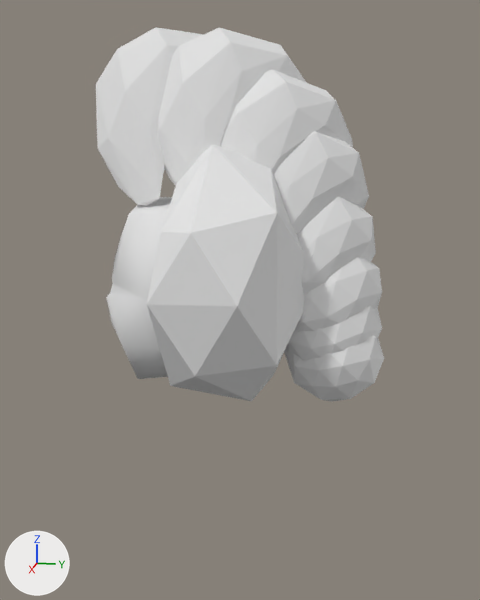
A saved change to the glTF model maybraid/assets/characters/hair/braid_hawk.glb.
Both versions are drawn from a 50 mm lens placed at (3.64, 0.83, 1.33), pointed at (-0.02, 0.1, 0.41). The lights are fixed; the arrows at lower left show +X, +Y and +Z. The first picture is the older version. Where no turn or scale is listed for an object, it has been applied to the vertices.

Before the edit, the objects in view are built like this:
```python
me_hood = bpy.data.meshes.new('Hood')
me_hood.from_pydata(...)  # 39 vertices, 74 faces; spans x -0.703..0.703, y -0.237..0.553, z -0.739..0.727
me_icosphere = bpy.data.meshes.new('Icosphere')
me_icosphere.from_pydata(...)  # 110 vertices, 216 faces; spans x -0.507..0.481, y -0.644..0.5, z -0.025..1.0
me_icosphere_009 = bpy.data.meshes.new('Icosphere.009')
me_icosphere_009.from_pydata(...)  # 336 vertices, 640 faces; spans x -0.22..0.22, y -1.33..0.28, z -0.28..1.77
ob_hood = bpy.data.objects.new('Hood', me_hood)
ob_hood.location = (0.0, 0.0, 0.564)
ob_icosphere_007 = bpy.data.objects.new('Icosphere.007', me_icosphere_009)
ob_icosphere_007.location = (0.0, 0.643, 0.123)
ob_meerkathead = bpy.data.objects.new('MeerkatHead', me_icosphere)
ob_meerkathead.location = (0.0, 0.0, 0.0)
```
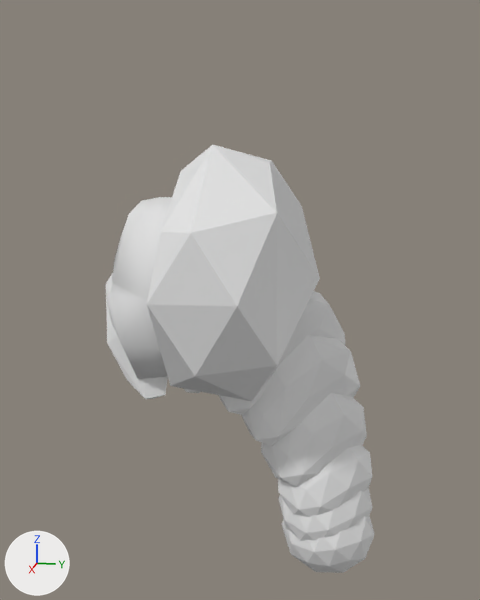
Location of each change, (x1, y1, x2, y2) in pixels of the pictures (480 x 600 px):
```json
{"object": "Icosphere.007", "change": "deleted", "before": [96, 27, 384, 402]}
{"object": "BraidHawk", "change": "added", "after": [106, 273, 375, 573]}
```

The change, as JSON lines over the scene's bpy script:
```json
{"op": "add", "block": "me_braidhawk", "code": ["me_braidhawk = bpy.data.meshes.new('BraidHawk')", "me_braidhawk.from_pydata(...)  # 336 vertices, 640 faces; spans x -0.22..0.22, y -0.69..0.93, z -1.27..0.78"]}
{"op": "remove", "block": "ob_icosphere_007", "code": ["ob_icosphere_007 = bpy.data.objects.new('Icosphere.007', me_icosphere_009)", "ob_icosphere_007.location = (0.0, 0.643, 0.123)"]}
{"op": "add", "block": "ob_braidhawk", "code": ["ob_braidhawk = bpy.data.objects.new('BraidHawk', me_braidhawk)", "ob_braidhawk.location = (0.0, 0.0, 0.0)"]}
```
